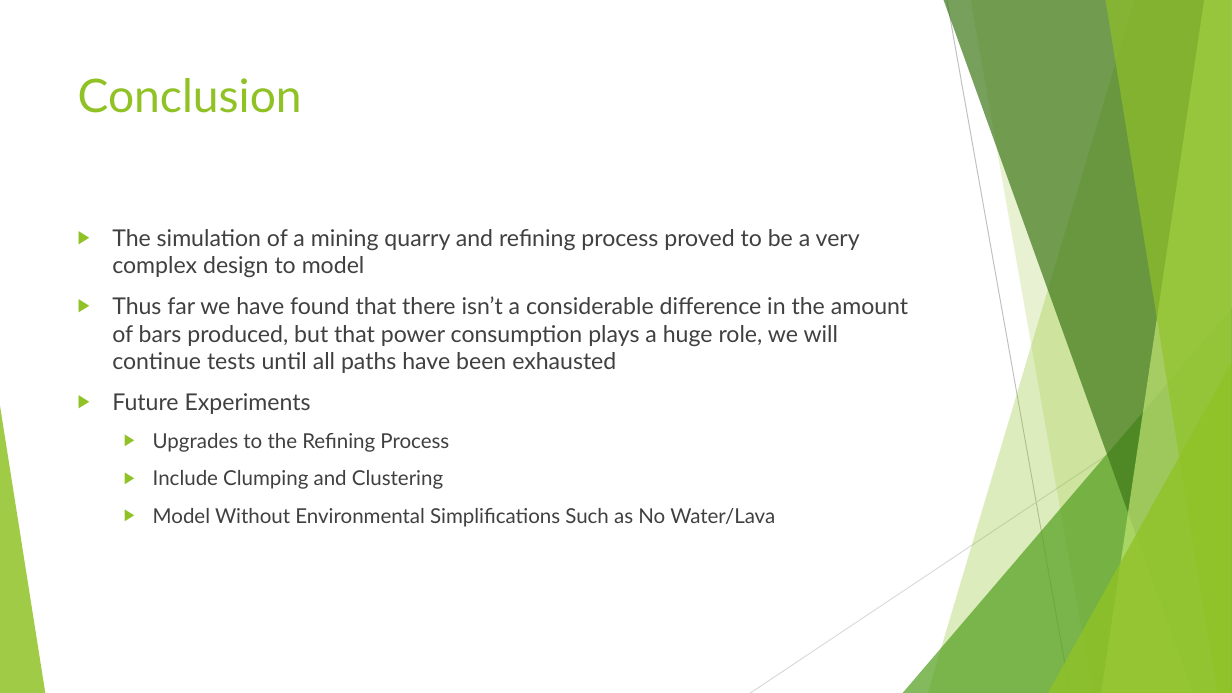
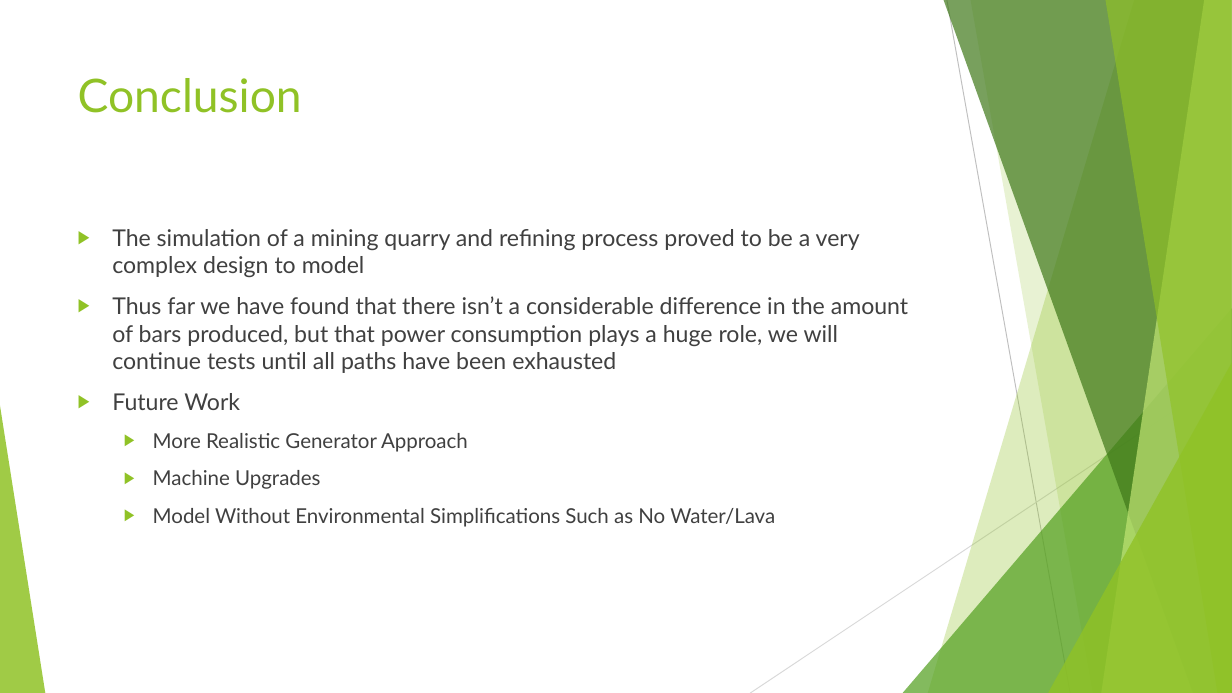
Before and after one commit to chaostheory1994/CS1538-Term-Project, a slide deck: slide 12 of MineCraft Simulation.pptx. Drawn at 1232x693 pixels with LibreOffice and Linux fonts; fonts in the diff are those of the drawing. Boxes give left, top, right and bottom in pixels: in the first picture for what was removed or moved away, otherwise in the second. Text is boxed around its words. In the diff, an @@ line names an element or a change of style, - is before the commit and + after.

Commit message:
powerpoint update
adding image and rearranged future work

```diff
--- a/MineCraft Simulation.pptx
+++ b/MineCraft Simulation.pptx
@@ text at (x1=112, y1=393, x2=468, y2=489): text changed @@
-▶ Future Experiments
-  ▶ Upgrades to the Refining Process
-  ▶ Include Clumping and Clustering
+▶ Future Work
+  ▶ More Realistic Generator Approach
+  ▶ Machine Upgrades
```
Also in this commit, not shown: 1 other slide changed.
